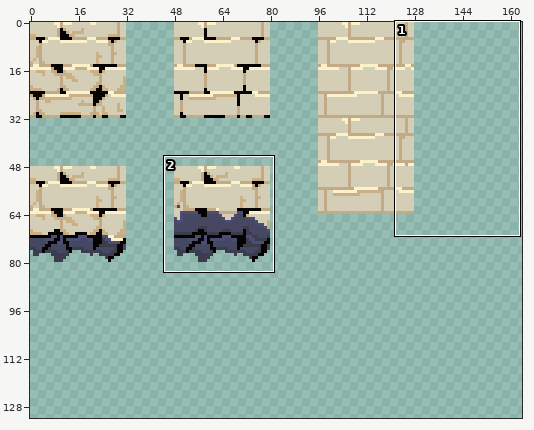
A pixel-art file gets an edit: platformerMario/assets/aseprite/assetszone1.aseprite. The first picture is a wide view before the edit; the outline marks the close-up.
Close-up. Before:
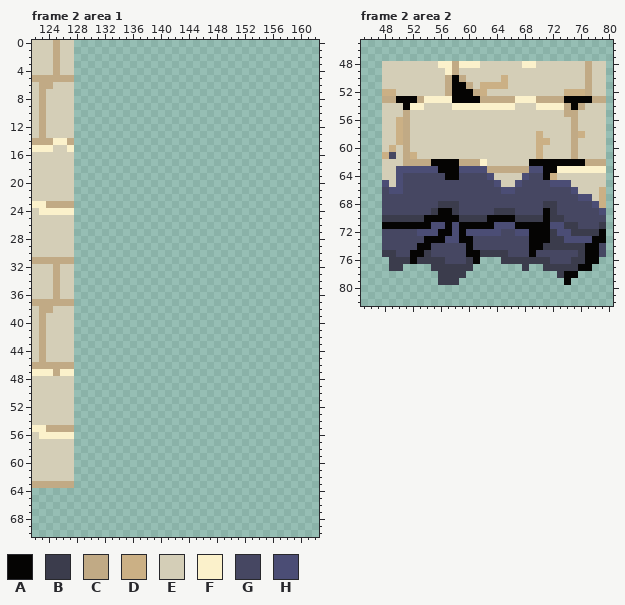
320x320 pixels, 2 frames. Colours within 5 levels of each other are drawn and written as one. Shown: frame 2 area 1: x 122..162, y 0..70; frame 2 area 2: x 45..80, y 45..82. The wide view leaves out empty margins. The commit also changed other frames or places, which this record leaves out.
Palette (. is transparent): A #050403  B #3b3c4c  C #c1aa85  D #cbb085  E #d4ceb7  F #fbf1cb  G #464762  H #4b4d75
The same view after the edit:
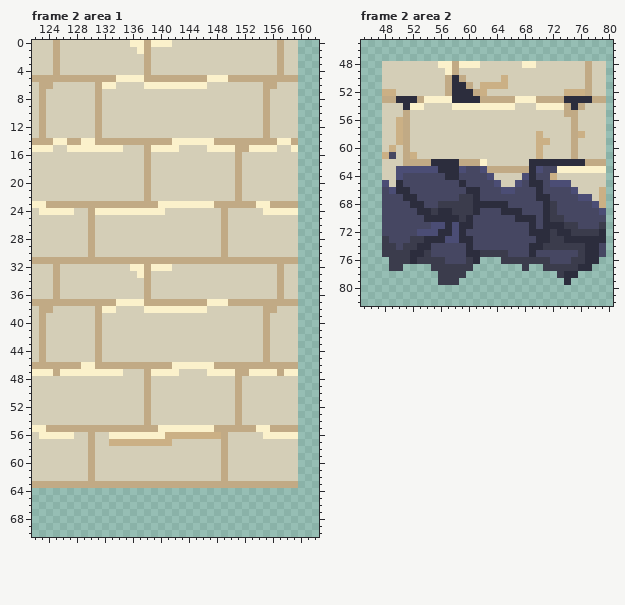
Change:
colour A: #050403 -> #2c2d3d
Frame 2 area 1:
y 0: x 128..159 ................................ -> EEEEEEEEFFCFFFEEEEEEEEEEEEEEECEE
y 1: x 128..159 ................................ -> EEEEEEEEEFCEEEEEEEEEEEEEEEEEECEE
y 2..4: x 128..159 ................................ -> EEEEEEEEEECEEEEEEEEEEEEEEEEEECEE
y 5: x 128..159 ................................ -> CCCCCCFFFFCCCCCCCCCFFFCCCCCCCCCC
y 6: x 128..159 ................................ -> EEECFFEEEEFFFFFFFFFEEEEEEEECCEEE
y 7..13: x 128..159 ................................ -> EEECEEEEEEEEEEEEEEEEEEEEEEECEEEE
y 14: x 128..159 ................................ -> CFFCCCCCCCCCCCFFFFFFCCCCCCCCCFFC
y 15: x 128..159 ................................ -> FFFFFFFEEECFFFFEEEEFFFFCCFFFFEEF
y 16..22: x 128..159 ................................ -> EEEEEEEEEECEEEEEEEEEEEECEEEEEEEE
y 23: x 128..159 ................................ -> CCCCCCCCCCCCFFFFFFFFCCCCCCFFCCCC
y 24: x 128..159 ................................ -> EECFFFFFFFFFFEEEEEEEECEEEEEFFFFF
y 25..30: x 128..159 ................................ -> EECEEEEEEEEEEEEEEEEEECEEEEEEEEEE
y 31: x 128..159 ................................ -> CCCCCCCCCCCCCCCCCCCCCCCCCCCCCCCC
y 32: x 128..159 ................................ -> EEEEEEEEFFCFFFEEEEEEEEEEEEEEECEE
y 33: x 128..159 ................................ -> EEEEEEEEEFCEEEEEEEEEEEEEEEEEECEE
y 34..36: x 128..159 ................................ -> EEEEEEEEEECEEEEEEEEEEEEEEEEEECEE
y 37: x 128..159 ................................ -> CCCCCCFFFFCCCCCCCCCFFFCCCCCCCCCC
y 38: x 128..159 ................................ -> EEECFFEEEEFFFFFFFFFEEEEEEEECCEEE
y 39..45: x 128..159 ................................ -> EEECEEEEEEEEEEEEEEEEEEEEEEECEEEE
y 46: x 128..159 ................................ -> CFFCCCCCCCCCCCFFFFFFCCCCCCCCCCCC
y 47: x 128..159 ................................ -> FFFFFFFEEECFFFFEEEEFFFFCCFFFFCFF
y 48..54: x 128..159 ................................ -> EEEEEEEEEECEEEEEEEEEEEECEEEEEEEE
y 55: x 128..159 ................................ -> CCCCCCCCCCCCFFFFFFFFCCCCCCFFCCCC
y 56: x 128..159 ................................ -> EECEEFFFFFFFFDDDDDDDDCEEEEEFFFFF
y 57: x 128..159 ................................ -> EECEEDDDDDDDDDEEEEEEECEEEEEEEEEE
y 58..62: x 128..159 ................................ -> EECEEEEEEEEEEEEEEEEEECEEEEEEEEEE
y 63: x 128..159 ................................ -> CCCCCCCCCCCCCCCCCCCCCCCCCCCCCCCC
Frame 2 area 2:
y 63: x 60..61 HH -> GG; x 69 H -> A; x 71..72 AA -> GG
y 64: x 69 G -> A; x 71 A -> G
y 65: x 50 H -> A; x 59 G -> A; x 69..70 GG -> AA
y 66: x 50..51 HG -> AA; x 60..61 GG -> AA; x 70 G -> A
y 67: x 51..52 GG -> AA; x 59..61 GGG -> BBA; x 70..71 GG -> AA
y 68: x 52..53 GG -> AA; x 59..65 GGGGGGG -> BBAAAAA; x 71 B -> A
y 69: x 53..54 GG -> AA; x 59..61 GGG -> BBA; x 64..67 BBBG -> GAAA
y 70: x 48..53 BBBBBB -> GGGGGG; x 60..70 BBBAAAABBBB -> AGGGGGGAAAG
y 71: x 48..54 AAAAAAA -> GGGGGGG; x 61..68 AAAHHHAA -> GGGGGGGG; x 70 A -> G; x 72..73 HH -> AA
y 72: x 60..64 HHHHH -> GGGGG; x 67..68 HH -> GG; x 73..74 HH -> AA
y 73: x 48 G -> B; x 52..53 GG -> BB; x 69 A -> G; x 74..77 HHHH -> AAAA
y 74: x 48..49 GG -> BB; x 51..52 GG -> BB
y 75: x 50..51 GG -> BB
